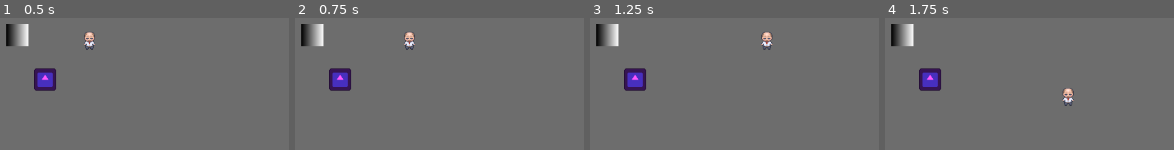
Above: before the commit, frames 1-4 (left to right).
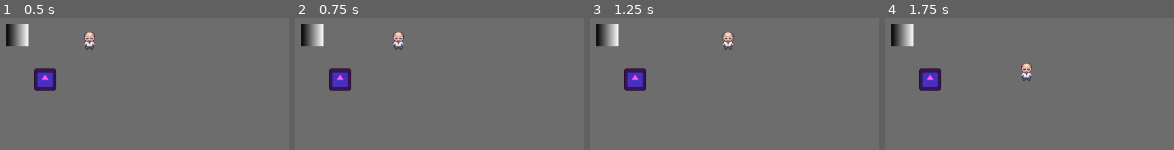
Above: after the commit, the same moments.

Repository: ChrisFlanTheMan/Busy-Work
Game: Godot game, scene res://main.tscn
Two runs of this game, one before a commit and one after it. Both use one fixed random seed, a clock stepped at 60 frames per second and the inputs below. The engine's default icon, where the game draws it, is replaced by a stand-in: a white triangle on a blue panel in a dark square.
Inputs:
- Up to frame 1 (0.5 s): no input
- Up to frame 2 (0.75 s): tap Enter at 0.5 s; hold Right (Right) from 0.53 s (still down)
- Up to frame 3 (1.25 s): keep holding Right (Right)
- Up to frame 4 (1.75 s): release Right (Right) at 1.28 s; hold Down (Down) from 1.28 s (still down)

Frame 1 is identical in both runs. In frame 2, 0.8% of the frame differs, in the area x 33-42%, y 10-25%; in frame 3, 0.8%, in the area x 45-64%, y 10-25%; in frame 4, 0.8%.

Commit message:
Updated player movement

Diff:
--- a/player.gd
+++ b/player.gd
@@ -1,5 +1,5 @@
 extends CharacterBody2D
-var playerSpeed = 3
+@export var playerSpeed = 100
 var screenSize
 signal hit
 
@@ -10,14 +10,23 @@
 
 # Called every frame. 'delta' is the elapsed time since the previous frame.
 func _process(delta):
-	if Input.is_action_pressed("Up"):
-		position.y -= playerSpeed
-	if Input.is_action_pressed("Down"):
-		position.y += playerSpeed
-	if Input.is_action_pressed("Left"):
-		position.x -= playerSpeed
-	if Input.is_action_pressed("Right"):
-		position.x += playerSpeed
+	var direction : Vector2 = Input.get_vector("Left", "Right", "Up", "Down").normalized()
+
+	if direction:
+		velocity = direction * playerSpeed
+	else:
+		velocity = Vector2.ZERO
+
+	move_and_slide()
+
+#	if Input.is_action_pressed("Up"):
+#		position.y -= playerSpeed
+#	if Input.is_action_pressed("Down"):
+#		position.y += playerSpeed
+#	if Input.is_action_pressed("Left"):
+#		position.x -= playerSpeed
+#	if Input.is_action_pressed("Right"):
+#		position.x += playerSpeed
 
 	position.x = clamp(position.x, 0, screenSize.x)
 	position.y = clamp(position.y, 0, screenSize.y)
--- a/player.tscn
+++ b/player.tscn
@@ -3,8 +3,9 @@
 [ext_resource type="Script" path="res://player.gd" id="1_ks18h"]
 [ext_resource type="Texture2D" uid="uid://swp86fr5vfci" path="res://assets/Char one frame.png" id="2_nhjm6"]
 
-[sub_resource type="RectangleShape2D" id="RectangleShape2D_c0fqt"]
-size = Vector2(32, 32)
+[sub_resource type="CapsuleShape2D" id="CapsuleShape2D_1hd5h"]
+radius = 8.0
+height = 16.0
 
 [node name="Player" type="CharacterBody2D"]
 motion_mode = 1
@@ -14,4 +15,5 @@
 texture = ExtResource("2_nhjm6")
 
 [node name="CollisionShape2D" type="CollisionShape2D" parent="."]
-shape = SubResource("RectangleShape2D_c0fqt")
+position = Vector2(0, 8)
+shape = SubResource("CapsuleShape2D_1hd5h")
--- a/project.godot
+++ b/project.godot
@@ -20,21 +20,25 @@
 Up={
 "deadzone": 0.5,
 "events": [Object(InputEventKey,"resource_local_to_scene":false,"resource_name":"","device":-1,"window_id":0,"alt_press …(182 unchanged characters)…
+, Object(InputEventKey,"resource_local_to_scene":false,"resource_name":"","device":-1,"window_id":0,"alt_pressed":false,"shift_pressed":false,"ctrl_pressed":false,"meta_pressed":false,"pressed":false,"keycode":0,"physical_keycode":87,"key_label":0,"unicode":119,"echo":false,"script":null)
 ]
 }
 Down={
 "deadzone": 0.5,
 "events": [Object(InputEventKey,"resource_local_to_scene":false,"resource_name":"","device":-1,"window_id":0,"alt_press …(182 unchanged characters)…
+, Object(InputEventKey,"resource_local_to_scene":false,"resource_name":"","device":-1,"window_id":0,"alt_pressed":false,"shift_pressed":false,"ctrl_pressed":false,"meta_pressed":false,"pressed":false,"keycode":0,"physical_keycode":83,"key_label":0,"unicode":115,"echo":false,"script":null)
 ]
 }
 Left={
 "deadzone": 0.5,
 "events": [Object(InputEventKey,"resource_local_to_scene":false,"resource_name":"","device":-1,"window_id":0,"alt_press …(182 unchanged characters)…
+, Object(InputEventKey,"resource_local_to_scene":false,"resource_name":"","device":-1,"window_id":0,"alt_pressed":false,"shift_pressed":false,"ctrl_pressed":false,"meta_pressed":false,"pressed":false,"keycode":0,"physical_keycode":65,"key_label":0,"unicode":97,"echo":false,"script":null)
 ]
 }
 Right={
 "deadzone": 0.5,
 "events": [Object(InputEventKey,"resource_local_to_scene":false,"resource_name":"","device":-1,"window_id":0,"alt_press …(182 unchanged characters)…
+, Object(InputEventKey,"resource_local_to_scene":false,"resource_name":"","device":-1,"window_id":0,"alt_pressed":false,"shift_pressed":false,"ctrl_pressed":false,"meta_pressed":false,"pressed":false,"keycode":0,"physical_keycode":68,"key_label":0,"unicode":100,"echo":false,"script":null)
 ]
 }
 
